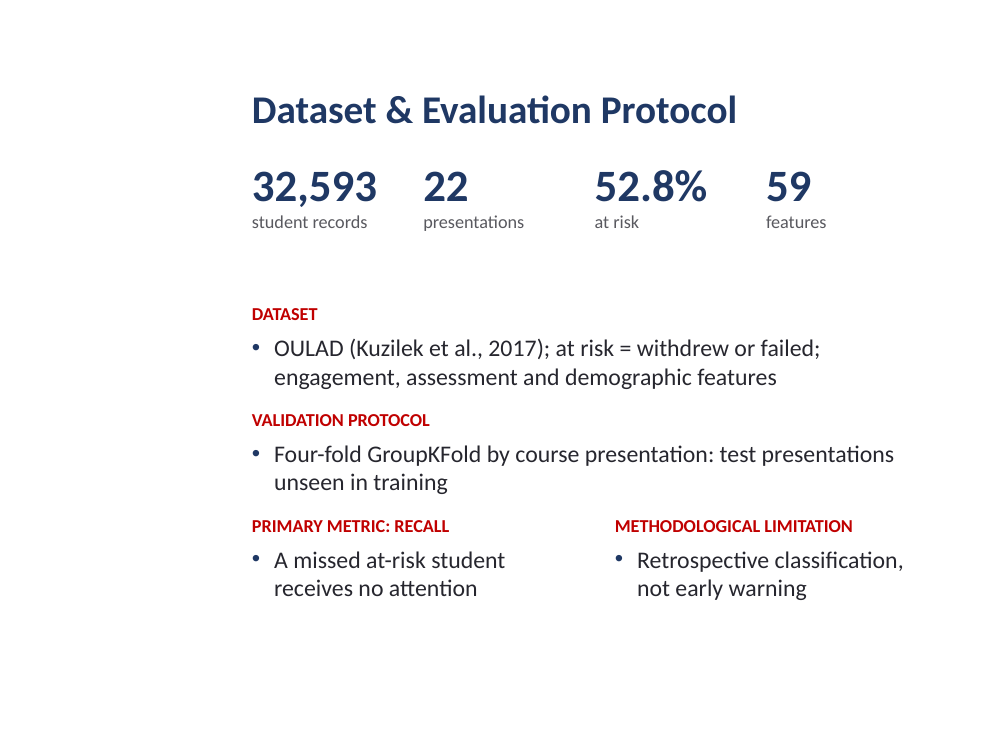
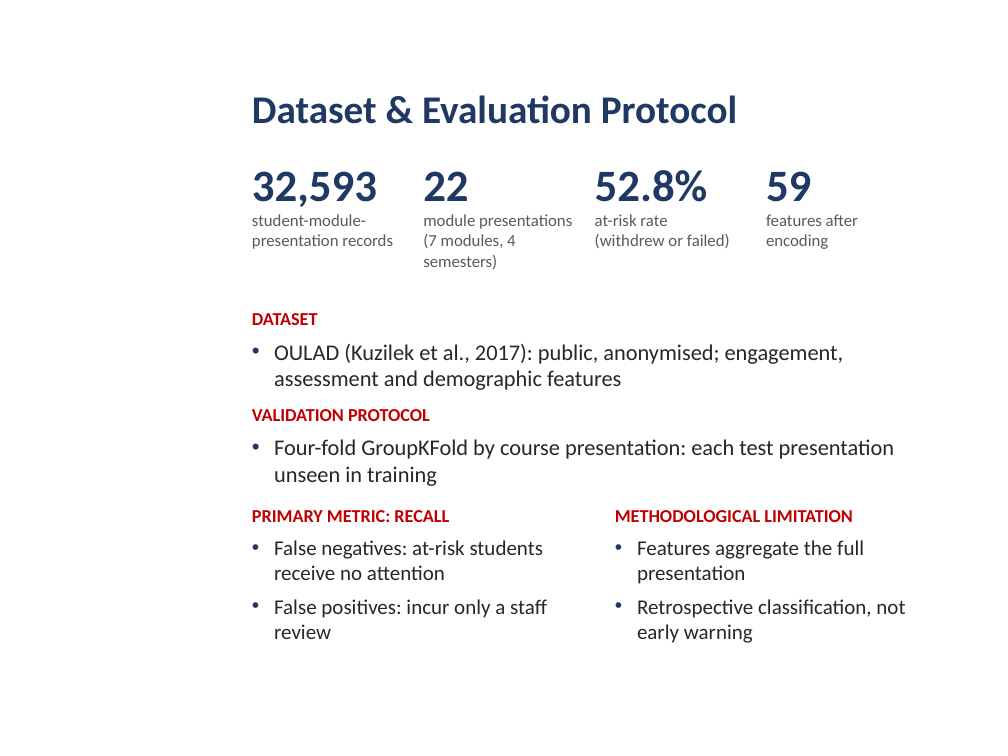
Before and after one commit to daniel-larry/python-run-result, a slide deck: slide 7 of Internal_Defense_Presentation.pptx. Drawn at 1008x756 pixels with LibreOffice and Linux fonts; fonts in the diff are those of the drawing; background and template pictures are left out. Boxes give left, top, right and bottom in pixels: in the first picture for what was removed or moved away, otherwise in the second. Text is boxed around its words. In the diff, an @@ line names an element or a change of style, - is before the commit and + after.

```diff
--- a/Internal_Defense_Presentation.pptx
+++ b/Internal_Defense_Presentation.pptx
@@ text at box(252, 214, 393, 249): text changed; size 13 to 12 pt @@
-student records
+student-module-
+presentation records
@@ text at box(423, 214, 572, 269): text changed; size 13 to 12 pt @@
-presentations
+module presentations
+(7 modules, 4 semesters)
@@ text at box(595, 214, 730, 248): text changed; size 13 to 12 pt @@
-at risk
+at-risk rate
+(withdrew or failed)
@@ text at box(766, 214, 858, 249): text changed; size 13 to 12 pt @@
-features
+features after
+encoding
@@ text at box(274, 344, 844, 390): text changed; size 17 to 16 pt @@
-• OULAD (Kuzilek et al., 2017); at risk = withdrew or failed; engagement, assessment and demographic features
+• OULAD (Kuzilek et al., 2017): public, anonymised; engagement, assessment and demographic features
@@ text at box(274, 439, 894, 486): text changed; size 17 to 16 pt @@
-• Four-fold GroupKFold by course presentation: test presentations unseen in training
+• Four-fold GroupKFold by course presentation: each test presentation unseen in training
@@ text "PRIMARY METRIC: RECALL": place and size @@
-text "PRIMARY METRIC: RECALL" at box(252, 520, 505, 596)
+text "PRIMARY METRIC: RECALL" at box(252, 510, 547, 639)
@@ text "METHODOLOGICAL LIMITATION": place and size @@
-text "METHODOLOGICAL LIMITATION" at box(615, 520, 904, 600)
+text "METHODOLOGICAL LIMITATION" at box(615, 510, 905, 643)
@@ text at box(274, 540, 547, 639): text changed; size 17 to 15 pt @@
-• A missed at-risk student receives no attention
+• False negatives: at-risk students receive no attention
+• False positives: incur only a staff review
@@ text at box(637, 540, 864, 584): paragraph added @@
+• Features aggregate the full presentation
@@ text at box(637, 599, 905, 643): size 17 to 15 pt in "Retrospective classification, not early warning" @@
```
Also in this commit, not shown: 4 other slides changed.
